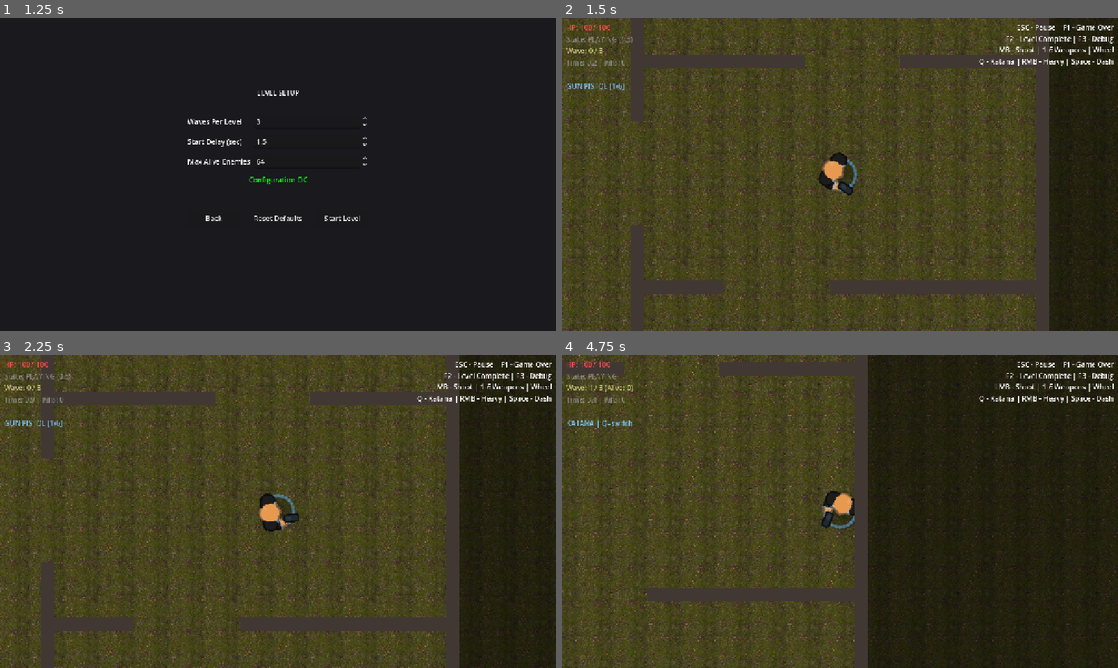
Above: before the commit, frames 1-4 (two rows, left to right).
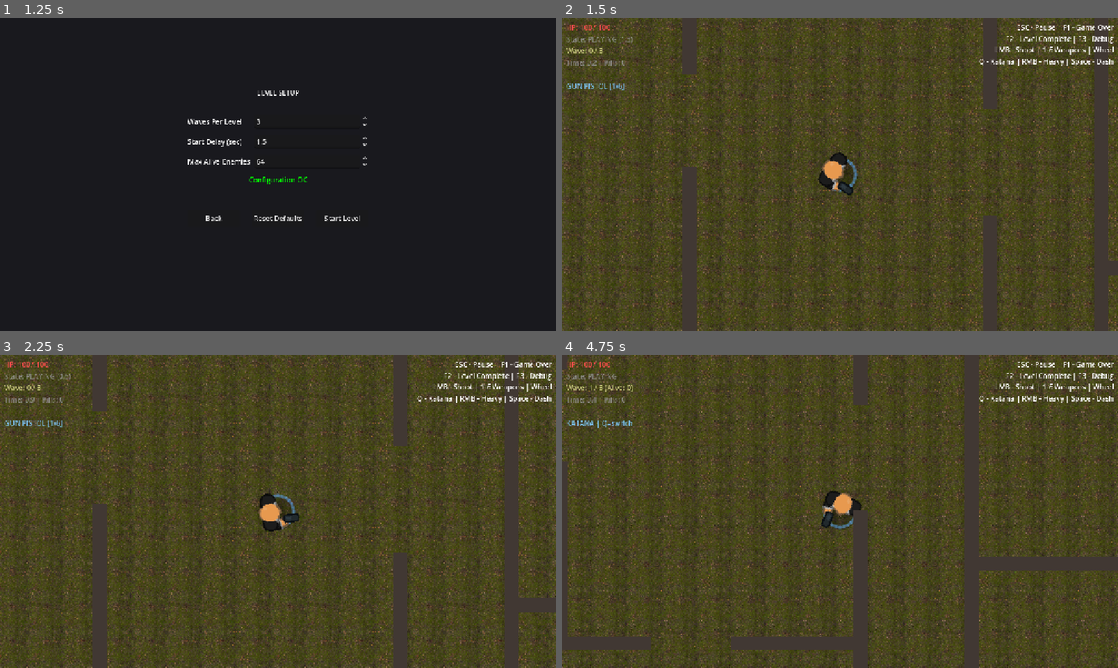
Above: after the commit, the same moments.

Repository: Alex-cat-ui/arena-shooter
Game: Godot game, scene res://scenes/app_root.tscn
Two runs of this game, one before a commit and one after it. Both use one fixed random seed, a clock stepped at 60 frames per second and the inputs below.
Inputs (mouse positions are in pixels of both pictures, inside the frame that each line leads up to):
- Up to frame 1 (1.25 s): click "New Game" at 0.5 s
- Up to frame 2 (1.5 s): click "Start Level" at 1.25 s
- Up to frame 3 (2.25 s): tap Enter at 2 s; move the mouse to (400, 495) at 2.02 s; hold D (move_right) from 2.03 s (still down); tap Space (katana_dash) at 2.1 s
- Up to frame 4 (4.75 s): move the mouse to (728, 527) at 2.77 s; release D (move_right) at 2.78 s; hold S (move_down) 2.78-3.53 s; right-click (728, 527) at 2.85 s; move the mouse to (895, 442) at 3.52 s; hold D (move_right) 3.53-4.28 s; click (895, 442) at 3.6 s; move the mouse to (812, 574) at 4.27 s; hold W (move_up) from 4.28 s (still down); tap Q (katana_toggle) at 4.35 s

Frame 1 is identical in both runs. In frame 2, 32% of the frame differs, in the area x 0-100%, y 0-100%; in frame 3, 35%; in frame 4, 55%.

Commit message:
Phase 2: set weighted composition mode with 20% spine

Diff:
--- a/src/systems/procedural_layout.gd
+++ b/src/systems/procedural_layout.gd
@@ -674,8 +674,8 @@
 		if perim_contact > long_side * 0.5:
 			_low_priority_ids.append(i)
 
-	# Pick topology mode
-	_layout_mode = randi() % 4
+	# Pick topology mode (weighted)
+	_layout_mode = _choose_composition_mode()
 	var mode_names := ["HALL", "SPINE", "RING", "DUAL_HUB"]
 	layout_mode_name = mode_names[_layout_mode]
 	var center := _arena.get_center()
@@ -688,6 +688,19 @@
 		_assign_central_ring(center)
 	else:
 		_assign_central_like_hub(center)
+
+
+func _choose_composition_mode() -> int:
+	# CENTRAL_SPINE fixed at 20%.
+	# Remaining 80% distributed across HALL, RING, DUAL_HUB.
+	var roll := randf()
+	if roll < 0.20:
+		return LayoutMode.CENTRAL_SPINE
+	if roll < 0.55:
+		return LayoutMode.CENTRAL_HALL
+	if roll < 0.80:
+		return LayoutMode.CENTRAL_RING
+	return LayoutMode.CENTRAL_LIKE_HUB
 
 
 func _assign_central_hall(center: Vector2) -> void:
